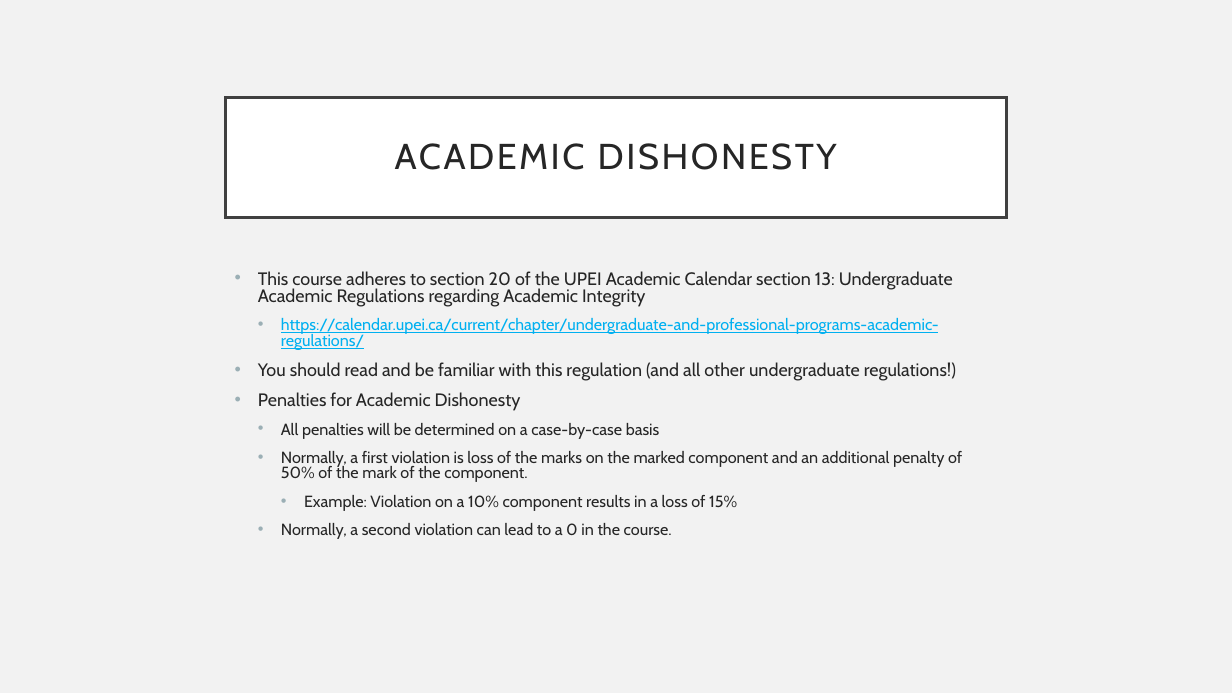
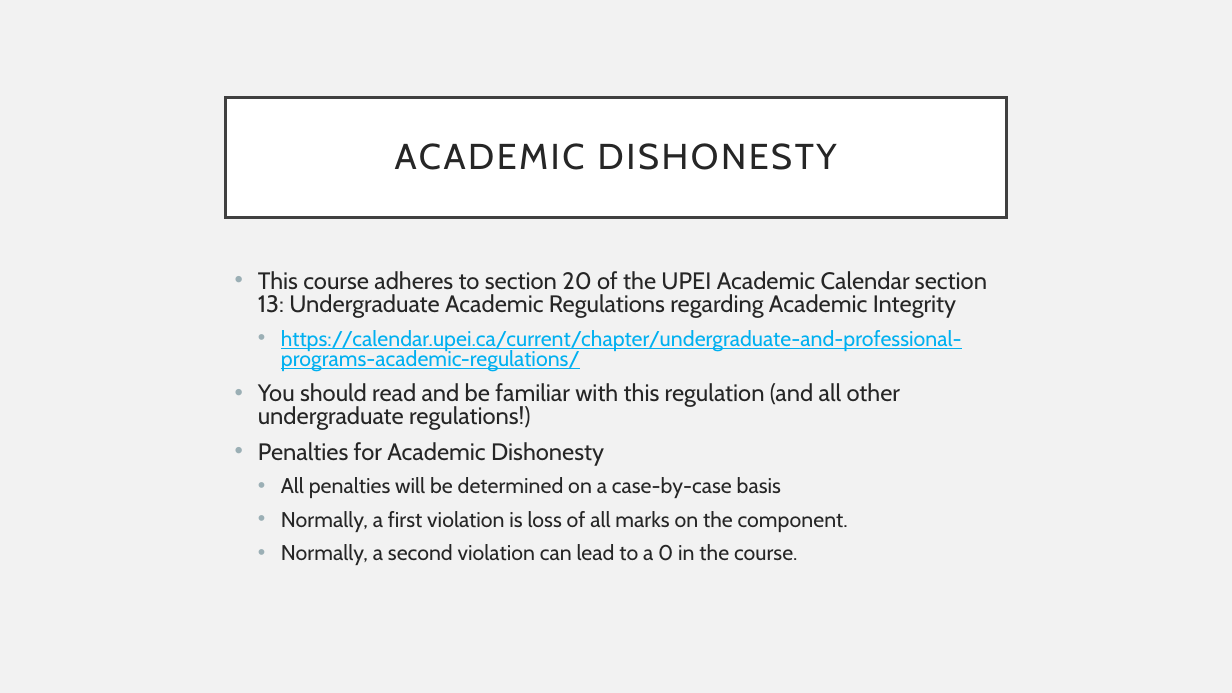
Before and after one commit to UPEI-CS/CS1910-Students, a slide deck: slide 12 of lectures/01-Course-Orientation/CS1910_Course-Orientation_Lecture.pptx. Drawn at 1232x693 pixels with LibreOffice and Linux fonts; fonts in the diff are those of the drawing. Boxes give left, top, right and bottom in pixels: in the first picture for what was removed or moved away, otherwise in the second. Text is boxed around its words. In the diff, an @@ line names an element or a change of style, - is before the commit and + after.

```diff
--- a/lectures/01-Course-Orientation/CS1910_Course-Orientation_Lecture.pptx
+++ b/lectures/01-Course-Orientation/CS1910_Course-Orientation_Lecture.pptx
@@ text at [258,271,987,565]: size 14 to 18.5 pt in "This course adheres to section 20 of ...", "You should read and be familiar with ...", "Penalties for Academic Dishonesty"; size 12.6 to 16.6 pt in "https://calendar.upei.ca/current/chapter/undergraduate-and-p ...", "All penalties will be determined on a ...", "Normally, a second violation can lead to ..." @@
@@ text at [281,511,848,532]: text changed; size 12.6 to 16.6 pt @@
-  • Normally, a first violation is loss of the marks on the marked component and an additional penalty of 50% of the mark of the component.
-    • Example: Violation on a 10% component results in a loss of 15%
+  • Normally, a first violation is loss of all marks on the component.
```
Also in this commit, not shown: 11 other slides changed, 2 slides removed, 1 other file.
